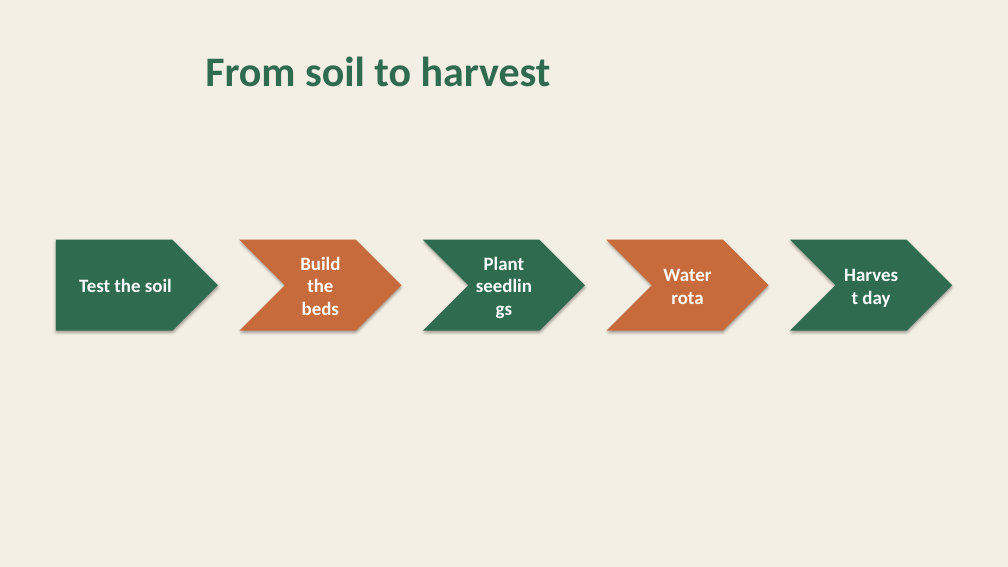
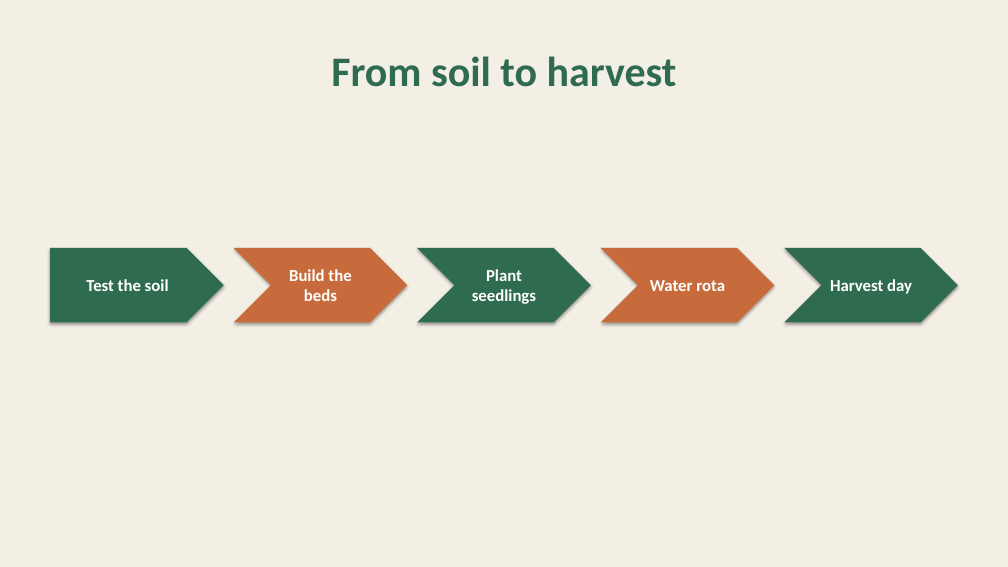
Before and after one commit to abooodbah/leanslides, a slide deck: slide 3 of docs/images/screenshot-source/community-garden-plan.pptx. Drawn at 1008x567 pixels with LibreOffice and Linux fonts; fonts in the diff are those of the drawing. Boxes give left, top, right and bottom in pixels: in the first picture for what was removed or moved away, otherwise in the second. Text is boxed around its words. In the diff, an @@ line names an element or a change of style, - is before the commit and + after.

Commit message:
Centre the demo deck's placeholders on the 16:9 slide and close the app normally after a capture
The default python-pptx template is 4:3, so its title and body sat left of centre once the slide was widened. Forcing LeanSlides closed left its WebView2 processes on the profile folder, and the next start could not create its reader.

```diff
--- a/docs/images/screenshot-source/community-garden-plan.pptx
+++ b/docs/images/screenshot-source/community-garden-plan.pptx
@@ title "From soil to harvest": place and size @@
-title "From soil to harvest" at box(205, 56, 551, 87)
+title "From soil to harvest" at box(331, 56, 677, 87)
@@ pentagon arrow "Test the soil": place and size @@
-pentagon arrow "Test the soil" at box(56, 240, 218, 330)
+pentagon arrow "Test the soil" at box(50, 248, 224, 322)
@@ chevron "Build the beds": place and size @@
-chevron "Build the beds" at box(240, 240, 402, 330)
+chevron "Build the beds" at box(234, 248, 408, 322)
@@ chevron "Plant seedlings": place and size @@
-chevron "Plant seedlings" at box(423, 240, 585, 330)
+chevron "Plant seedlings" at box(417, 248, 591, 322)
@@ size 18 to 16 pt in 5 elements at box(784, 248, 958, 322), box(50, 248, 224, 322), box(234, 248, 408, 322), box(417, 248, 591, 322), box(601, 248, 775, 322) @@
@@ chevron "Water rota": place and size @@
-chevron "Water rota" at box(606, 240, 768, 330)
+chevron "Water rota" at box(601, 248, 775, 322)
@@ chevron "Harvest day": place and size @@
-chevron "Harvest day" at box(790, 240, 952, 330)
+chevron "Harvest day" at box(784, 248, 958, 322)
```
Also in this commit, not shown: 4 other slides changed, 4 other files.
